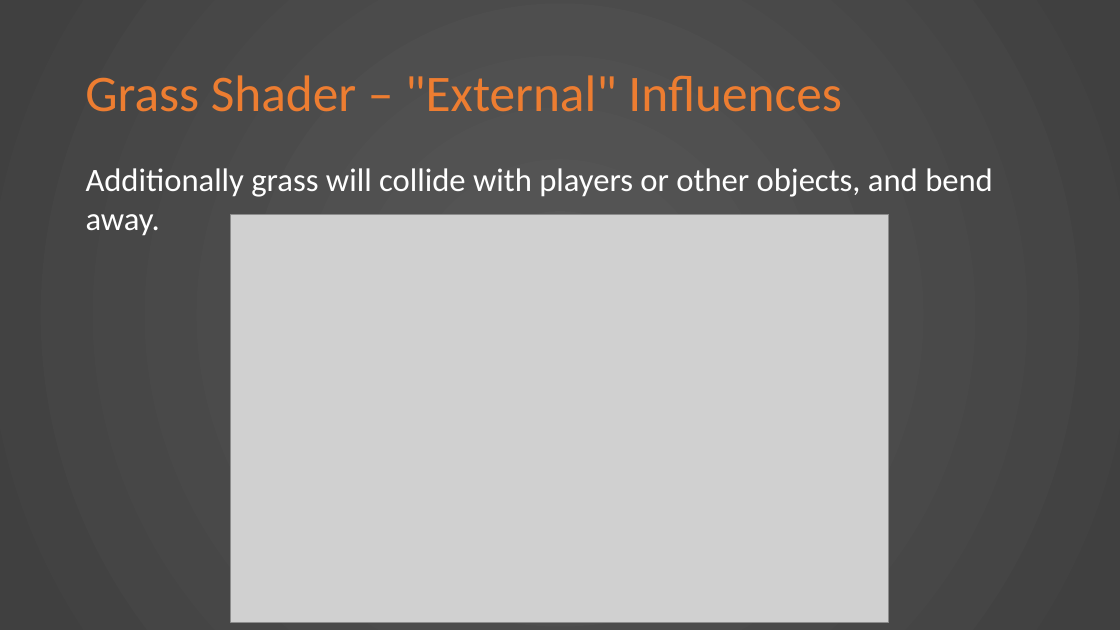
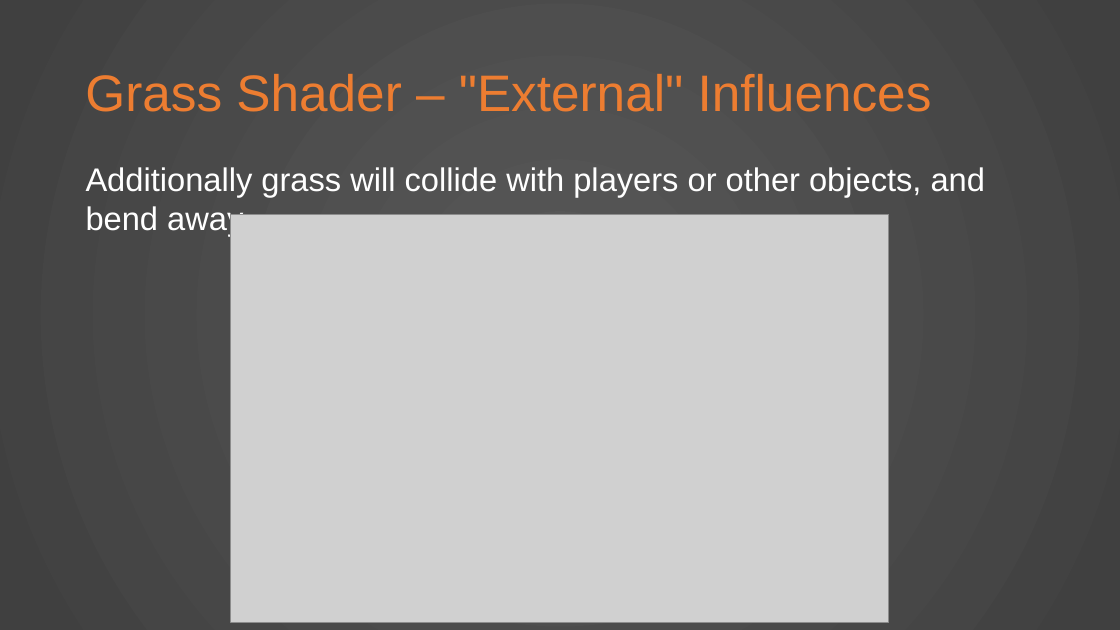
Before and after one commit to KnightTec/ShaderProject, a slide deck: slide 14 of Presentation.pptx (slide 15 before the commit). Drawn at 1120x630 pixels with LibreOffice and Linux fonts; fonts in the diff are those of the drawing; grey boxes stand for pictures. Boxes give left, top, right and bottom in pixels: in the first picture for what was removed or moved away, otherwise in the second. Text is boxed around its words. In the diff, an @@ line names an element or a change of style, - is before the commit and + after.

```diff
--- a/Presentation.pptx
+++ b/Presentation.pptx
@@ title "Grass Shader – "External" Influences" at [85, 74, 932, 112]: font Calibri to Arial @@
@@ text "Additionally grass will collide with ..." at [86, 167, 985, 236]: font Calibri to Arial @@
```
Also in this commit, not shown: 11 other slides changed, 1 slide added, 3 slides removed, 8 other files.
